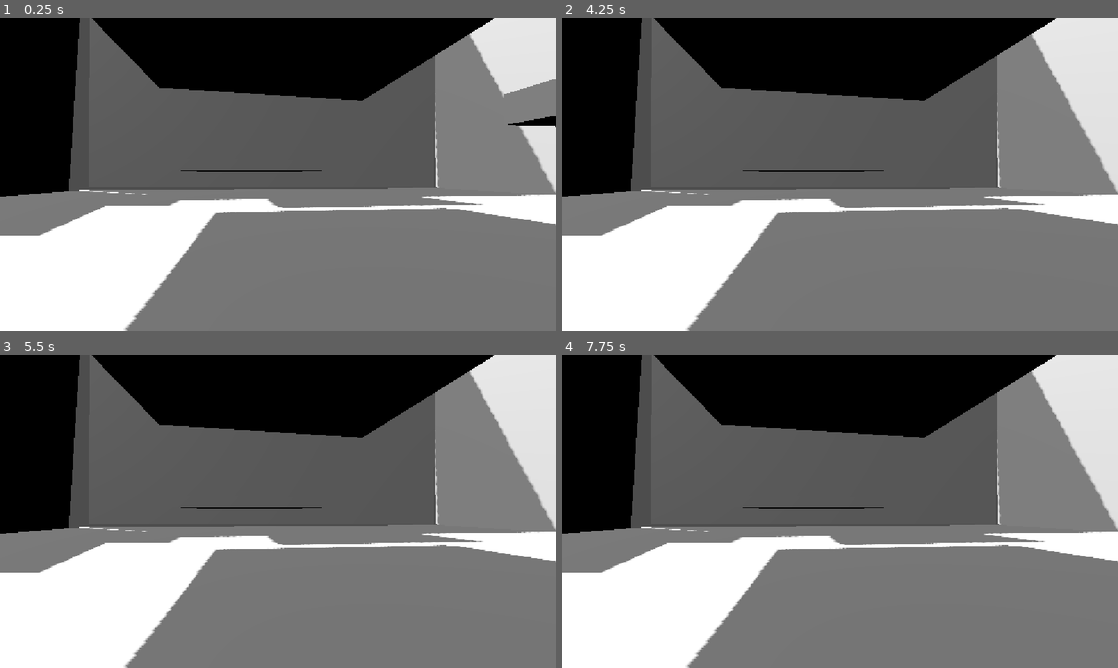
Above: before the commit, frames 1-4 (two rows, left to right).
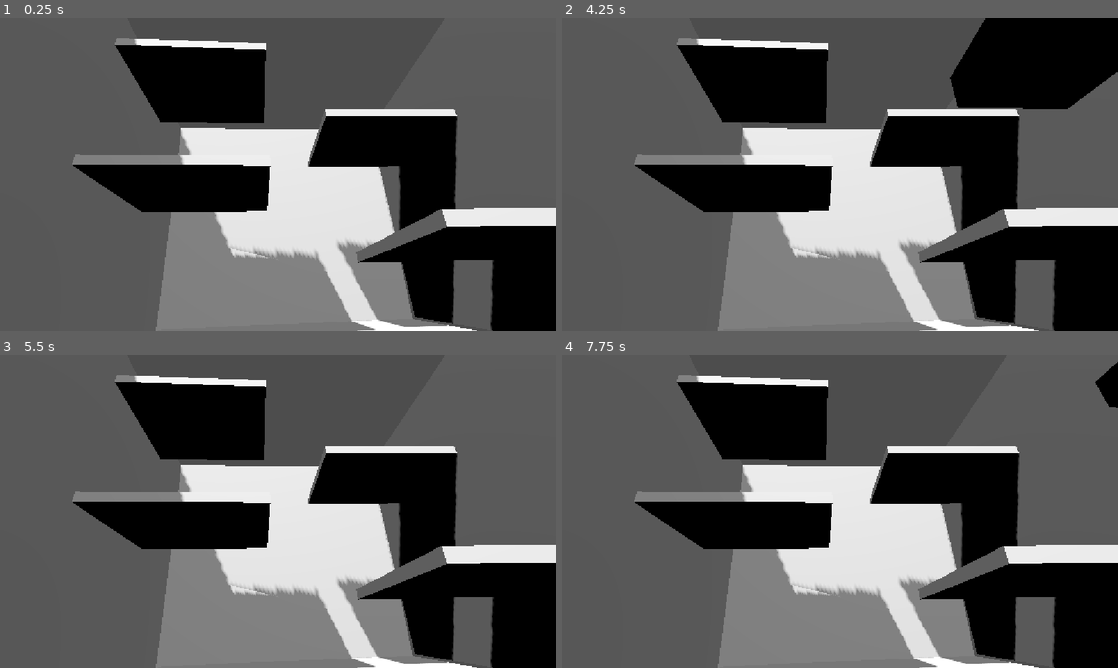
Above: after the commit, the same moments.

Repository: ankitparida124/End-Vidia
Game: Godot game, scene res://platform.tscn
Two runs of this game, one before a commit and one after it. Both use one fixed random seed, a clock stepped at 60 frames per second and the inputs below.
Inputs (mouse positions are in pixels of both pictures, inside the frame that each line leads up to):
- Up to frame 1 (0.25 s): no input
- Up to frame 2 (4.25 s): tap Enter (ui_accept) at 0.5, 0.77, 1.52, 2, 2.75, 3.02, 3.5, 3.77 s; move the mouse to (962, 158) at 0.52 s; hold Right (ui_right) 0.53-1.28 s; tap Alt at 0.6, 2.1, 3.6 s; click (962, 158) at 0.67 s; move the mouse to (728, 190) at 1.27 s; hold Down (ui_down) 1.28-2.03 s; tap Shift at 1.35, 2.85 s; move the mouse to (895, 105) at 2.02 s; hold Right (ui_right) 2.03-2.78 s; move the mouse to (812, 237) at 2.77 s; hold Up (ui_up) 2.78-3.53 s; click (812, 237) at 2.92 s; move the mouse to (1006, 221) at 3.52 s; hold Left (ui_left) from 3.53 s (still down)
- Up to frame 3 (5.5 s): move the mouse to (111, 464) at 4.27 s; tap Shift at 4.35 s; tap Enter (ui_accept) at 4.52 s; move the mouse to (305, 511) at 5.02 s; release Left (ui_left) at 5.03 s; hold Down (ui_down) from 5.03 s (still down); tap Alt at 5.1 s; click (305, 511) at 5.17 s
- Up to frame 4 (7.75 s): tap Enter (ui_accept) at 5.75, 6.02, 6.5, 6.77, 7.52 s; move the mouse to (756, 433) at 5.77 s; release Down (ui_down) at 5.78 s; hold Right (ui_right) 5.78-6.53 s; tap Shift at 5.85, 7.35 s; move the mouse to (962, 495) at 6.52 s; hold Up (ui_up) 6.53-7.28 s; tap Alt at 6.6 s; move the mouse to (728, 527) at 7.27 s; hold Right (ui_right) from 7.28 s (still down); click (728, 527) at 7.42 s

The runs differ from the first frame. In frame 1, 77% of the frame differs, in the area x 0-100%, y 0-100%; in frame 2, 77%; in frame 3, 77%; in frame 4, 77%.

Commit message:
third

Diff:
--- a/character_body_3d.gd
+++ b/character_body_3d.gd
@@ -1,8 +1,8 @@
 extends CharacterBody3D
 
 
-const SPEED = 9.5
-const JUMP_VELOCITY = 10
+const SPEED = 12
+const JUMP_VELOCITY = 15
 
 
 func _physics_process(delta: float) -> void:
--- /dev/null
+++ b/platform.gd
@@ -0,0 +1,20 @@
+extends Node3D
+@export var cameras : Array[Camera3D]=[]
+var current_index = 0
+
+
+# Called when the node enters the scene tree for the first time.
+func _ready() -> void:
+	update_camera()# Replace with function body.
+
+
+
+# Called every frame. 'delta' is the elapsed time since the previous frame.
+func _process(delta: float) -> void:
+	pass
+func update_camera():
+	for i in range(cameras.size()):
+		cameras[i]= (i == current_index)
+func _on_button_pressed() -> void:
+	current_index=(current_index+1)% cameras.size()
+	update_camera()
--- a/platform.tscn
+++ b/platform.tscn
@@ -1,6 +1,7 @@
 [gd_scene format=3 uid="uid://dd8hex07rmcna"]
 
 [ext_resource type="PackedScene" uid="uid://blq3emvcymbhp" path="res://level.tscn" id="1_mi635"]
+[ext_resource type="Script" uid="uid://cy7pwmev0r5vf" path="res://platform.gd" id="1_ph1ng"]
 [ext_resource type="PackedScene" uid="uid://dumue4qkb0r8s" path="res://character_body_3d.tscn" id="2_s8bxr"]
 [ext_resource type="PackedScene" uid="uid://ckswf7rfea2dc" path="res://walls.tscn" id="3_ry5bi"]
 [ext_resource type="PackedScene" uid="uid://dry5v78tpasts" path="res://2wall.tscn" id="4_ph1ng"]
@@ -12,6 +13,7 @@
 size = Vector3(41.497734, 6.290039, 64.115326)
 
 [node name="platform" type="Node3D" unique_id=1385109127]
+script = ExtResource("1_ph1ng")
 
 [node name="StaticBody3D" type="StaticBody3D" parent="." unique_id=1144774247]
 
@@ -24,22 +26,22 @@
 shape = SubResource("BoxShape3D_1vivr")
 
 [node name="level" parent="." unique_id=1760891227 instance=ExtResource("1_mi635")]
-transform = Transform3D(1, 0, 0, 0, 1, 0, 0, 0, 1, 1.5825293, 3.4212666, 0.8448429)
+transform = Transform3D(1, 0, 0, 0, 1, 0, 0, 0, 1, 1.5825293, 16.67049, -12.999648)
 
 [node name="level2" parent="." unique_id=1536685882 instance=ExtResource("1_mi635")]
-transform = Transform3D(1, 0, 0, 0, 0.9996104, 0.027910128, 0, -0.027910128, 0.9996104, 26.52384, 9.255448, 0)
+transform = Transform3D(1, 0, 0, 0, 0.9996104, 0.027910128, 0, -0.027910128, 0.9996104, 29.532196, 8.700162, -4.7840304)
 
 [node name="level3" parent="." unique_id=1114653382 instance=ExtResource("1_mi635")]
-transform = Transform3D(0.99999654, 0.0022524728, 0.0013135202, -0.0022508234, 0.99999666, -0.0012624571, -0.0013163445, 0.001259512, 0.99999833, 2.349248, 17.279806, 0)
+transform = Transform3D(0.99999654, 0.0022524728, 0.0013135202, -0.0022508234, 0.99999666, -0.0012624571, -0.0013163445, 0.001259512, 0.99999833, 1.2458639, 32.9822, -14.06848)
 
 [node name="level4" parent="." unique_id=1899345861 instance=ExtResource("1_mi635")]
-transform = Transform3D(1, 0, 0, 0, 1, 0, 0, 0, 1, 27.409286, 26.625126, 0)
+transform = Transform3D(0.999847, -0.0062600616, -0.016335966, 0.006271233, 0.9999802, 0.0006329067, 0.016331678, -0.00073526194, 0.99986637, 27.409286, 26.625126, -18.513386)
 
 [node name="CharacterBody3D" parent="." unique_id=1896789144 instance=ExtResource("2_s8bxr")]
-transform = Transform3D(1, 0, 0, 0, 1, 0, 0, 0, 1, 31.00997, 4.9748497, -10.667441)
+transform = Transform3D(0.99998134, -0.006111658, 0, 0.006111658, 0.99998134, 0, 0, 0, 1, 4.0410748, 19.398912, 12.113464)
 
 [node name="Camera3D" type="Camera3D" parent="." unique_id=1053157424]
-transform = Transform3D(0.12548079, 0, 0.99209607, 0, 1, 0, -0.99209607, 0, 0.12548079, 37.748432, 2.550788, -0.5938511)
+transform = Transform3D(0.99799645, -2.0867303e-09, -0.06327009, -0.025325902, 0.9163919, -0.3994803, 0.057980202, 0.4002822, 0.9145559, 9.198879, 5.2748775, 15.648802)
 fov = 60.46163
 
 [node name="DirectionalLight3D" type="DirectionalLight3D" parent="." unique_id=536536800]
@@ -50,13 +52,16 @@
 shadow_enabled = true
 
 [node name="walls" parent="." unique_id=2045252731 instance=ExtResource("3_ry5bi")]
-transform = Transform3D(-0.03192837, 0.020310879, -0.9992841, -0.04742084, -0.99869895, -0.018783573, -0.9983636, 0.046786714, 0.032850273, 2.7235298, 38.179405, 25.325994)
+transform = Transform3D(-0.03192837, 0.020310879, -0.9992841, -0.04742084, -0.99869895, -0.018783573, -0.9983636, 0.046786714, 0.032850273, 2.5083466, 38.060616, 22.0889)
 
 [node name="walls2" parent="." unique_id=1811188170 instance=ExtResource("3_ry5bi")]
-transform = Transform3D(-0.031928364, 0.020310875, -0.99928397, 0.02146681, -0.9995492, -0.021001931, -0.9992584, -0.022122536, 0.031478275, 3.4494896, 37.962486, -36.05004)
+transform = Transform3D(-0.031928364, 0.020310875, -0.99928397, 0.02146681, -0.9995492, -0.021001931, -0.9992584, -0.022122536, 0.031478275, 2.8597965, 37.962486, -36.05004)
 
 [node name="StaticBody3D2" parent="." unique_id=654773850 instance=ExtResource("4_ph1ng")]
-transform = Transform3D(0.99999803, 0.0019307096, -0.0007442164, -0.0019244567, 0.9999637, 0.00832158, 0.000760247, -0.008320147, 0.9999653, -8.110525, 2.906124, -0.27446747)
+transform = Transform3D(0.99992955, -0.0118508525, -0.0008588328, 0.011857576, 0.99989516, 0.008310531, 0.00076024694, -0.008320145, 0.99996525, -8.626593, 1.631136, -0.53741646)
 
 [node name="StaticBody3D3" parent="." unique_id=1308419402 instance=ExtResource("4_ph1ng")]
-transform = Transform3D(1, 0, 0, 0, 1, 0, 0, 0, 1, 40.192562, 4, 0)
+transform = Transform3D(0.99914336, -0.0413654, -0.0013015098, 0.041361835, 0.9991408, -0.0026480113, 0.0014099145, 0.0025919164, 0.99999565, 36.462734, 2.835764, -2.045557)
+
+[node name="Camera3D2" type="Camera3D" parent="." unique_id=1233194447]
+transform = Transform3D(0.88452244, 0, -0.4664977, 0.0879469, 0.98206824, 0.1667554, 0.45813257, -0.1885259, 0.8686614, 0, 26.760334, 3.297069)
Not shown, added: export_presets.cfg
Not shown, added: platform.gd.uid
Binary file added: web game/index.apple-touch-icon.png
Not shown, added: web game/index.apple-touch-icon.png.import
Binary file added: web game/index.icon.png
Not shown, added: web game/index.icon.png.import
Binary file added: web game/index.png
Not shown, added: web game/index.png.import
Not shown, added: web game/index.audio.position.worklet.js
Not shown, added: web game/index.audio.worklet.js
Not shown, added: web game/index.pck
Not shown, added: web game/index.side.wasm
(and 1 more such lines)
